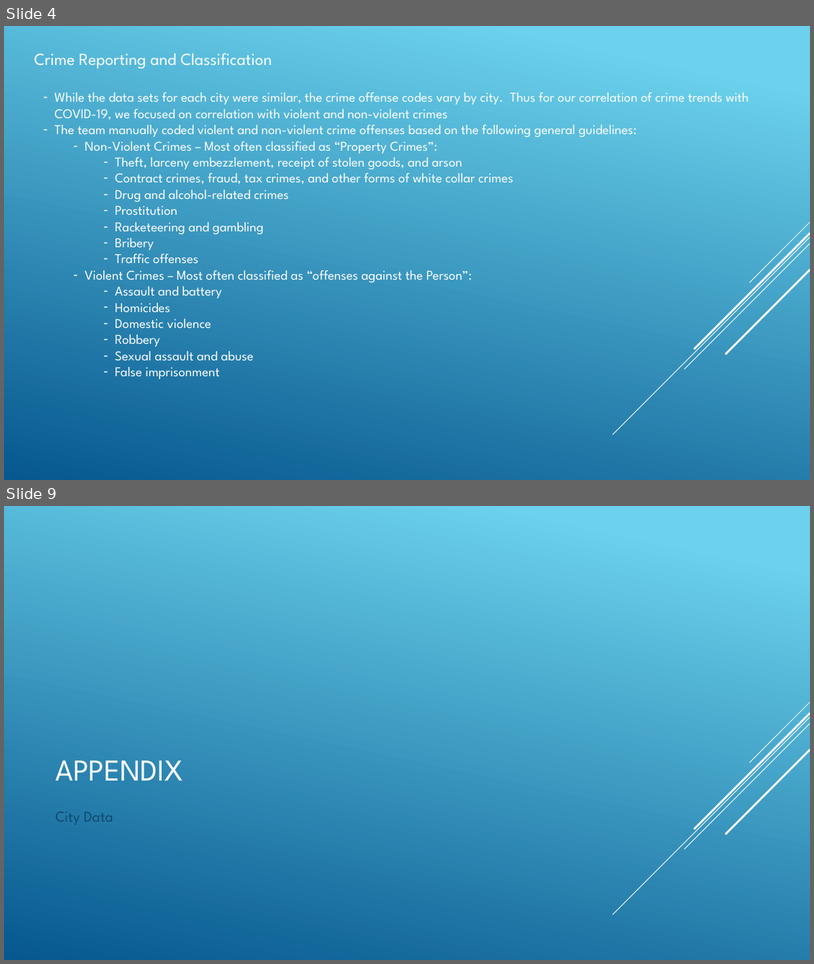
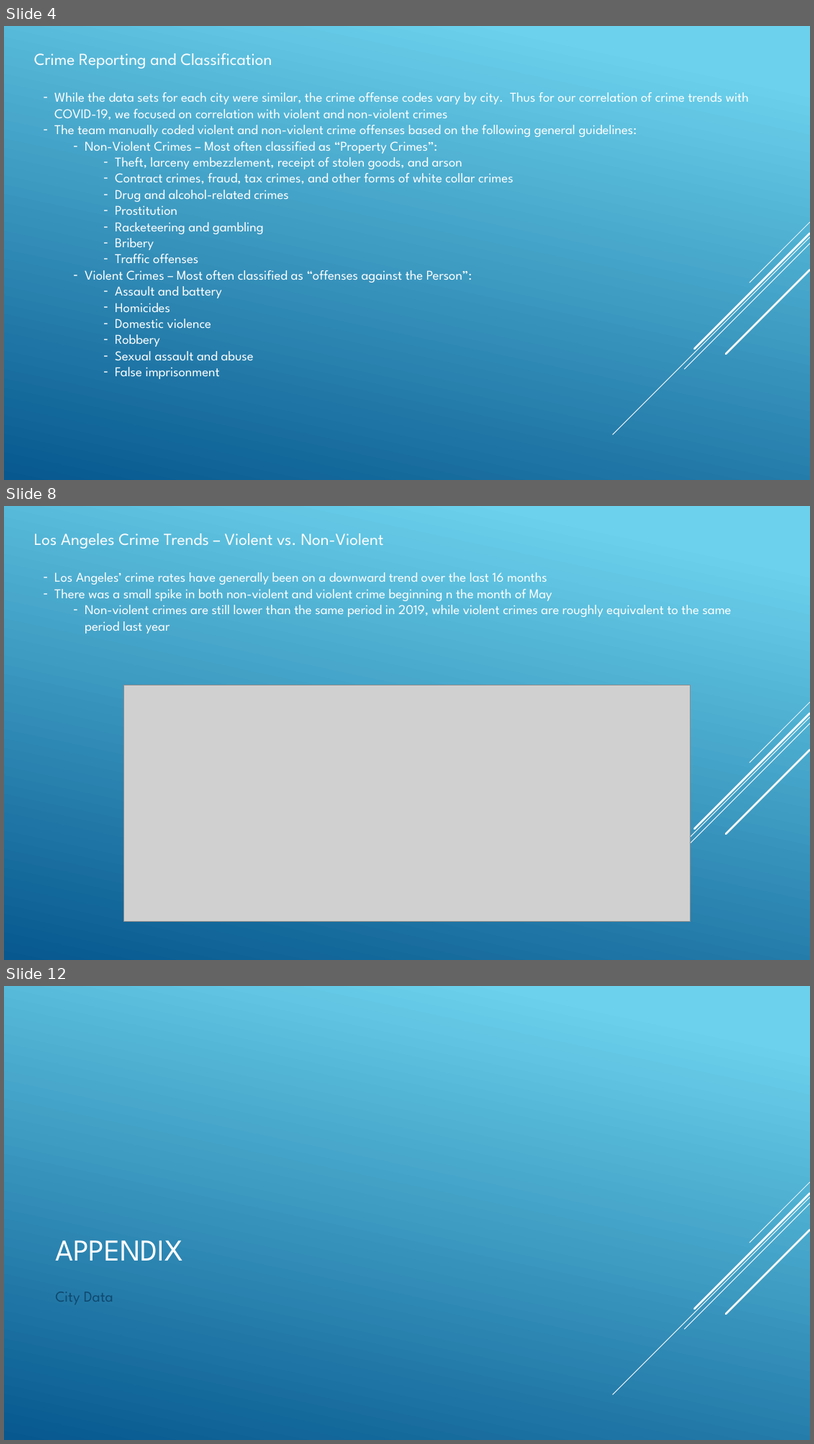
Before and after one commit to angelabanko/Project_1, a slide deck: Draft Presentation.pptx. Shown one above the other, each under a label of ours: slides 4 and 9 before the commit, slides 4, 8 and 12 after it; the slides between them are not shown. The pictures are 814x964 and 814x1444 pixels, drawn with LibreOffice and Linux fonts; fonts in the diff are those of the drawing; grey boxes stand for pictures. Boxes give left, top, right and bottom in pixels: in the first picture for what was removed or moved away, otherwise in the second. Text is boxed around its words. In the diff, an @@ line names an element or a change of style, - is before the commit and + after.

```diff
--- a/Draft Presentation.pptx
+++ b/Draft Presentation.pptx
@@ slide 8 added at bbox=[4, 506, 810, 960], background gradient #6ED2EB to #06588E; not listed: 5 template elements that a slide beside it also shows @@
@@ text added at bbox=[34, 533, 384, 548], 20 pt, text #FFFFFF @@
+Los Angeles Crime Trends – Violent vs. Non-Violent
@@ text added at bbox=[54, 572, 732, 633], 16 pt, text #FFFFFF @@
+– Los Angeles’ crime rates have generally been on a downward trend over the last 16 months
+– There was a small spike in both non-violent and violent crime beginning n the month of May
+  – Non-violent crimes are still lower than the same period in 2019, while violent crimes are roughly equivalent to the same period last year
@@ picture added at bbox=[124, 685, 691, 921] @@
@@ what was slide 9 is now slide 12 @@
```
Also in this commit, not shown: 2 slides changed, 10 other slides added, 3 slides removed, 15 other files.
